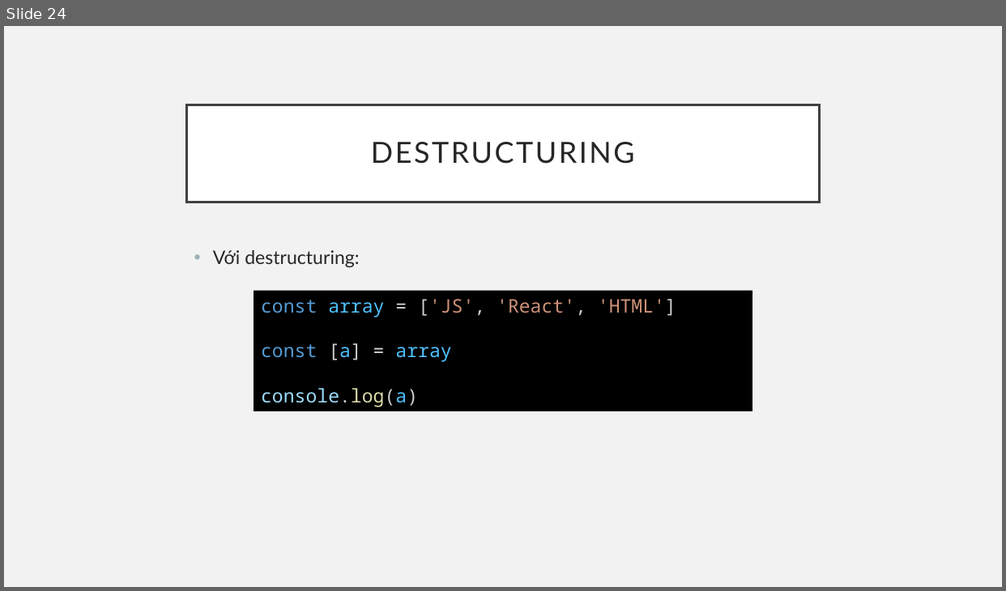
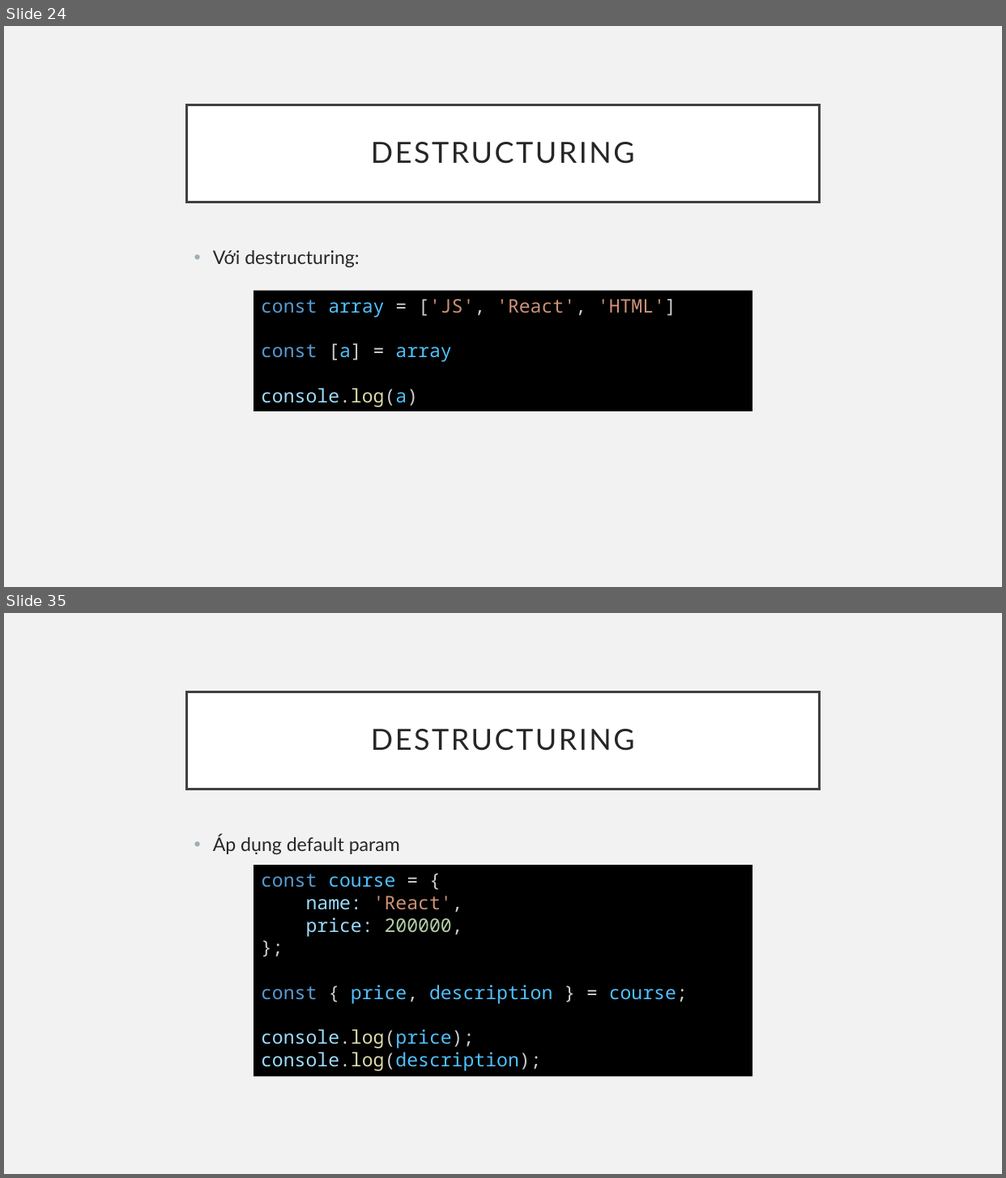
Before and after one commit to sobbingwind/React, a slide deck: ES6_2.pptx. Shown one above the other, each under a label of ours: slide 24 before the commit, slides 24 and 35 after it; the slides between them are not shown. The pictures are 1006x591 and 1006x1178 pixels, drawn with LibreOffice and Linux fonts; fonts in the diff are those of the drawing. Boxes give left, top, right and bottom in pixels: in the first picture for what was removed or moved away, otherwise in the second. Text is boxed around its words. In the diff, an @@ line names an element or a change of style, - is before the commit and + after.

```diff
--- a/ES6_2.pptx
+++ b/ES6_2.pptx
@@ slide 35 added at bbox=[4, 613, 1002, 1174], background #F2F2F2 @@
@@ title added at bbox=[187, 692, 819, 789], fill #FFFFFF, outline #404040 2.5 pt, 28 pt, text #262626 @@
+DESTRUCTURING
@@ text added at bbox=[213, 834, 400, 855], 18 pt, text #262626 @@
+• Áp dụng default param
@@ rectangle added at bbox=[253, 865, 752, 1077], fill #000000, 18 pt, text #4FC1FF @@
+const course = {
+name: 'React',
+price: 200000,
+};
+const { price, description } = course;
+console.log(price);
+console.log(description);
```
Also in this commit, not shown: 47 other slides added.
